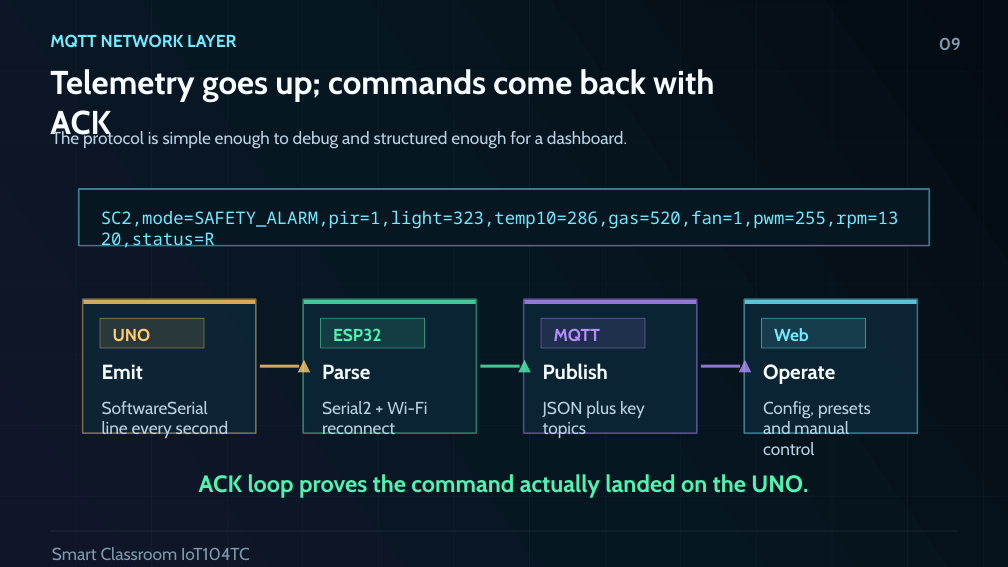
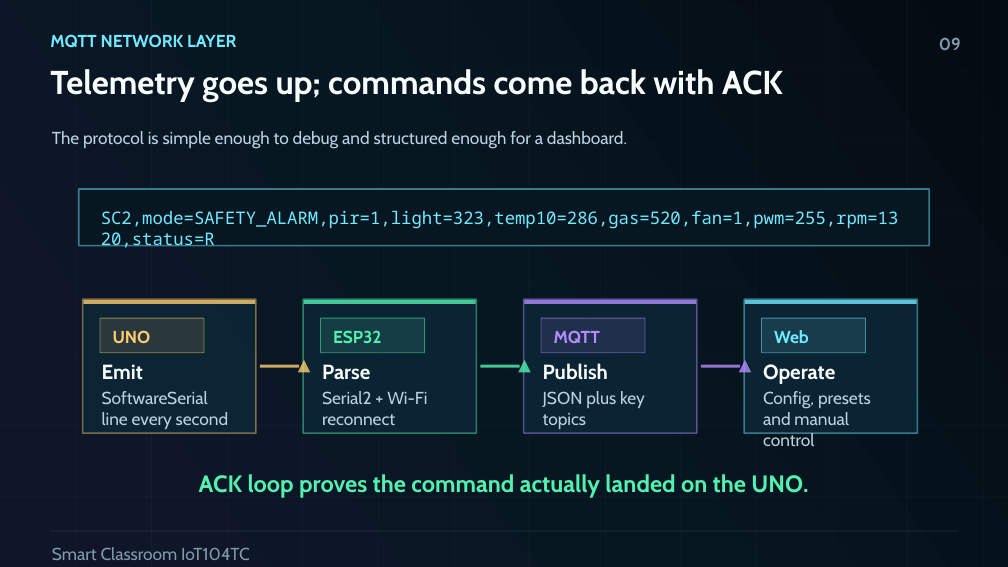
Before and after one commit to 3351666087/desktop-tutorial, a slide deck: slide 9 of docs/presentation/SmartClassroom_IoT104TC_Demo.pptx. Drawn at 1008x567 pixels with LibreOffice and Linux fonts; fonts in the diff are those of the drawing. Boxes give left, top, right and bottom in pixels: in the first picture for what was removed or moved away, otherwise in the second. Text is boxed around its words. In the diff, an @@ line names an element or a change of style, - is before the commit and + after.

Commit message:
Add PPT layout QA to delivery self-check

```diff
--- a/docs/presentation/SmartClassroom_IoT104TC_Demo.pptx
+++ b/docs/presentation/SmartClassroom_IoT104TC_Demo.pptx
@@ text "Telemetry goes up; commands come ..." rewrapped from box(50, 69, 714, 141) to box(50, 69, 783, 102) @@
@@ rectangle: place and size @@
-rectangle at box(100, 318, 204, 349)
+rectangle at box(100, 318, 204, 353)
@@ rectangle: place and size @@
-rectangle at box(321, 318, 425, 349)
+rectangle at box(321, 318, 425, 353)
@@ rectangle: place and size @@
-rectangle at box(541, 318, 646, 349)
+rectangle at box(541, 318, 646, 353)
@@ rectangle: place and size @@
-rectangle at box(761, 318, 866, 349)
+rectangle at box(761, 318, 866, 353)
@@ text "SoftwareSerial line every second": place and size @@
-text "SoftwareSerial line every second" at box(102, 401, 228, 438)
+text "SoftwareSerial line every second" at box(102, 391, 228, 429)
@@ text "Serial2 + Wi-Fi reconnect": place and size @@
-text "Serial2 + Wi-Fi reconnect" at box(322, 401, 427, 434)
+text "Serial2 + Wi-Fi reconnect" at box(322, 391, 427, 425)
@@ text "JSON plus key topics": place and size @@
-text "JSON plus key topics" at box(543, 401, 645, 438)
+text "JSON plus key topics" at box(543, 391, 645, 429)
@@ text "Config, presets and manual control": place and size @@
-text "Config, presets and manual control" at box(763, 401, 871, 455)
+text "Config, presets and manual control" at box(763, 391, 871, 446)
```
Also in this commit, not shown: 15 other slides changed, 18 other files.
